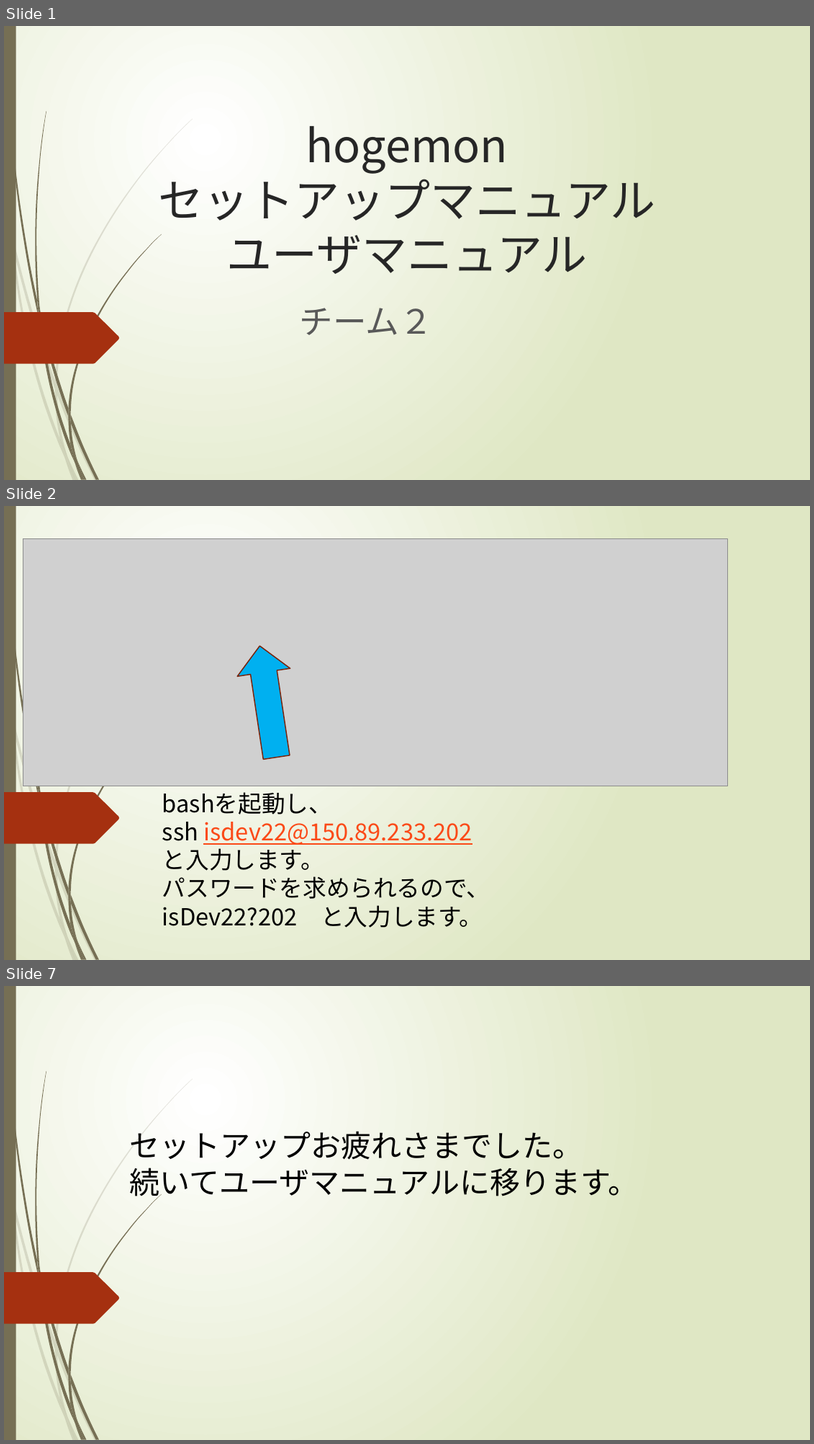
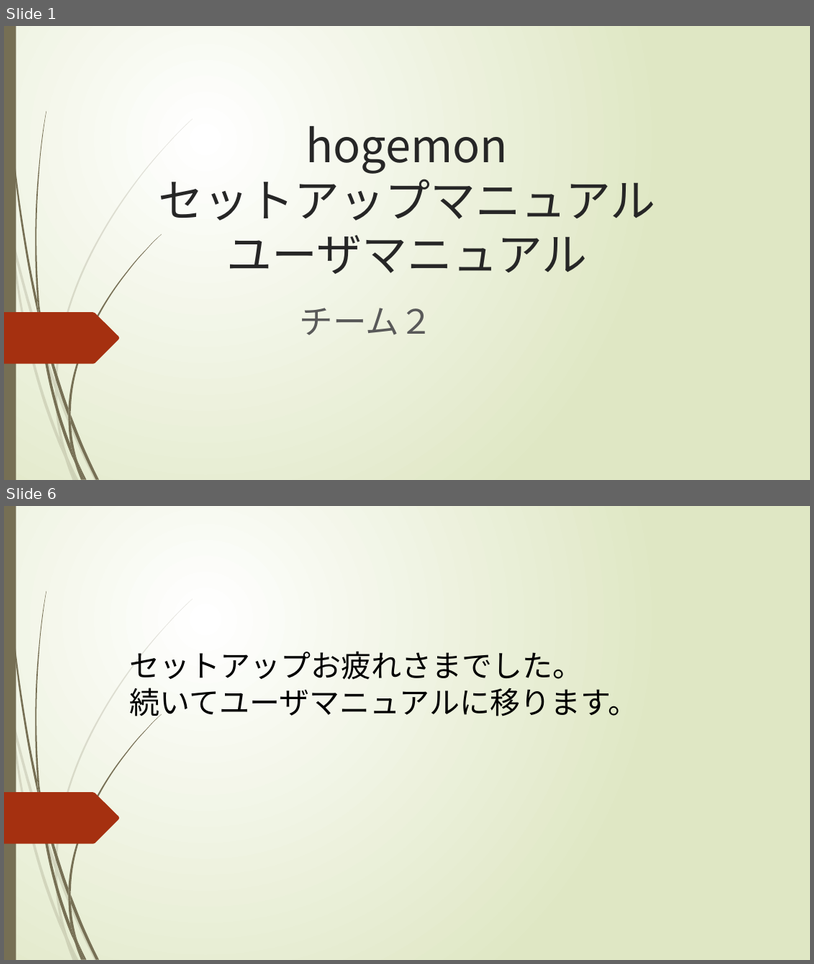
Before and after one commit to e1b20111/hogemon, a slide deck: hogemonマニュアル.pptx. Shown one above the other, each under a label of ours: slides 1, 2 and 7 before the commit, slides 1 and 6 after it; the slides between them are not shown. The pictures are 814x1444 and 814x964 pixels, drawn with LibreOffice and Linux fonts; fonts in the diff are those of the drawing; grey boxes stand for pictures. Boxes give left, top, right and bottom in pixels: in the first picture for what was removed or moved away, otherwise in the second. Text is boxed around its words. In the diff, an @@ line names an element or a change of style, - is before the commit and + after.

```diff
--- a/hogemonマニュアル.pptx
+++ b/hogemonマニュアル.pptx
@@ slide 2 removed at box(4, 506, 810, 960), background gradient #FFFFFF to #DFE8C4; not listed: 24 template elements that a slide beside it also shows @@
@@ picture removed at box(23, 538, 728, 785) @@
@@ right arrow removed at box(234, 642, 303, 761) @@
@@ text removed at box(162, 792, 490, 927) @@
-bashを起動し、
-ssh isdev22@150.89.233.202
-と入力します。
-パスワードを求められるので、
-isDev22?202 と入力します。
@@ what was slide 7 is now slide 6 @@
```
Also in this commit, not shown: 18 slides changed, 1 other file.
